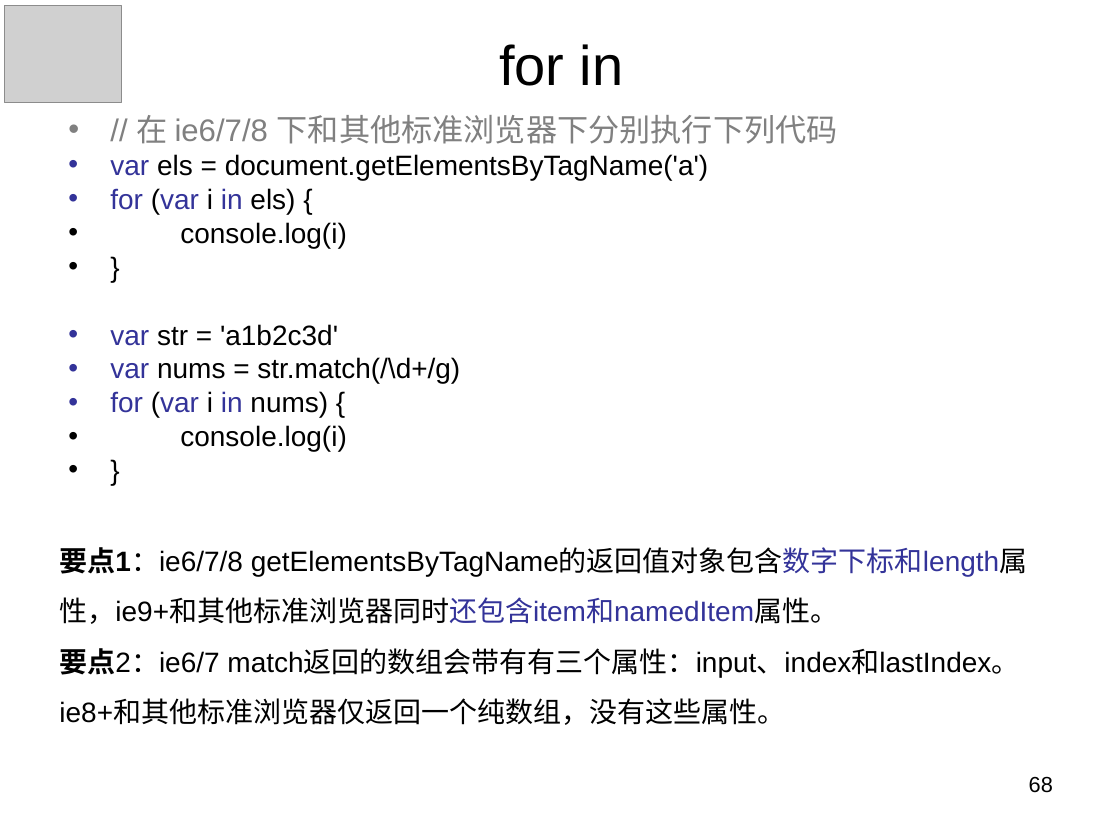
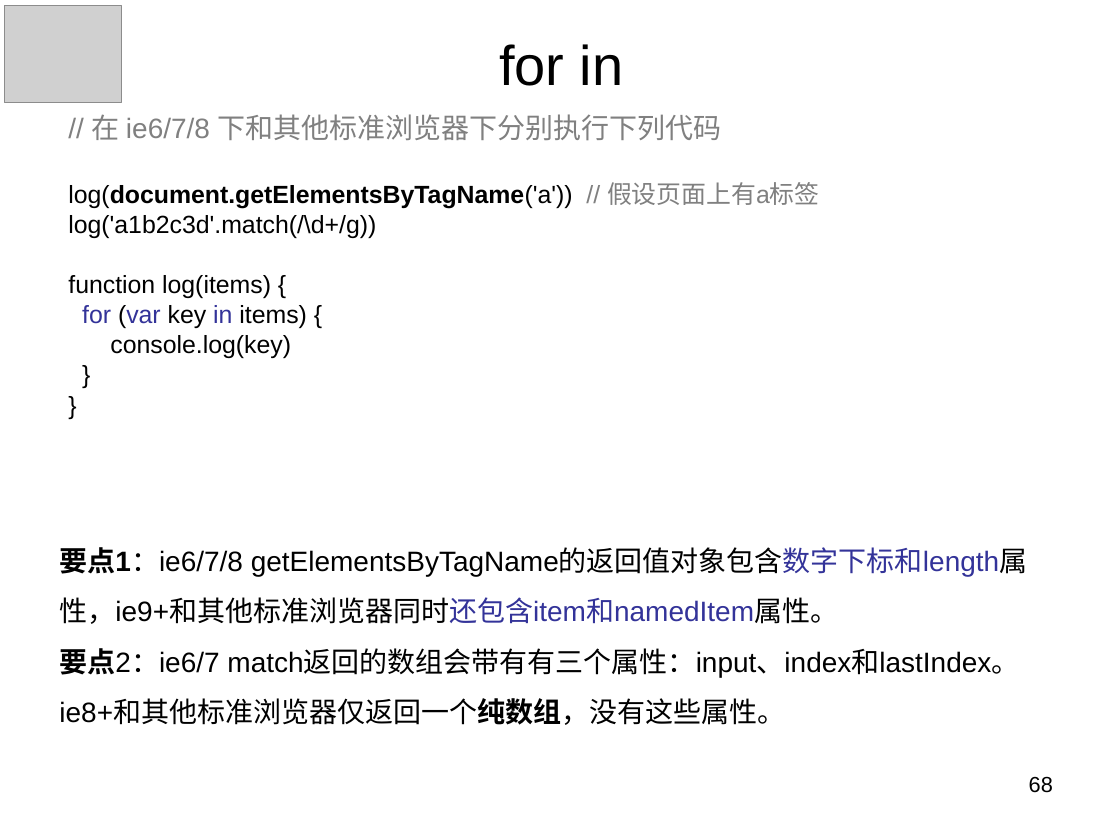
Before and after one commit to panxuepeng/javascript, a slide deck: slide 68 of ppt/1-1（第一天课程）.ppt. Drawn at 1120x840 pixels with LibreOffice and Linux fonts; fonts in the diff are those of the drawing; grey boxes stand for pictures. Boxes give left, top, right and bottom in pixels: in the first picture for what was removed or moved away, otherwise in the second. Text is boxed around its words. In the diff, an @@ line names an element or a change of style, - is before the commit and + after.

```diff
--- a/ppt/1-1（第一天课程）.ppt
+++ b/ppt/1-1（第一天课程）.ppt
@@ text at box(92, 114, 722, 141): size 20 to 18 pt in "// 在 ie6/7/8 下和其他标准浏览器下分别执行下列代码"; size 18 to 16 pt in "}", "}"; bullet • to none @@
@@ text at box(68, 182, 819, 358): text changed; size 18 to 16 pt @@
-• var els = document.getElementsByTagName('a')
-• for (var i in els) {
-• console.log(i)
+log(document.getElementsByTagName('a')) // 假设页面上有a标签
+log('a1b2c3d'.match(/\d+/g))
+function log(items) {
+for (var key in items) {
+console.log(key)
@@ text at box(110, 324, 460, 451): paragraphs removed @@
-• var str = 'a1b2c3d'
-• var nums = str.match(/\d+/g)
-• for (var i in nums) {
-• console.log(i)
@@ text "要点1：ie6/7/8 getElementsByTagName的返回值对象包含数字下标和length属性，ie9+和其 ..." at box(59, 547, 1019, 725): bold on in "match返回的数组会带有有三个属性：input、index和lastIndex。ie8+和其他标准浏览器仅返回一个纯数 ..." @@
```
Also in this commit, not shown: 7 other slides changed, 1 slide added, 2 slides removed.
